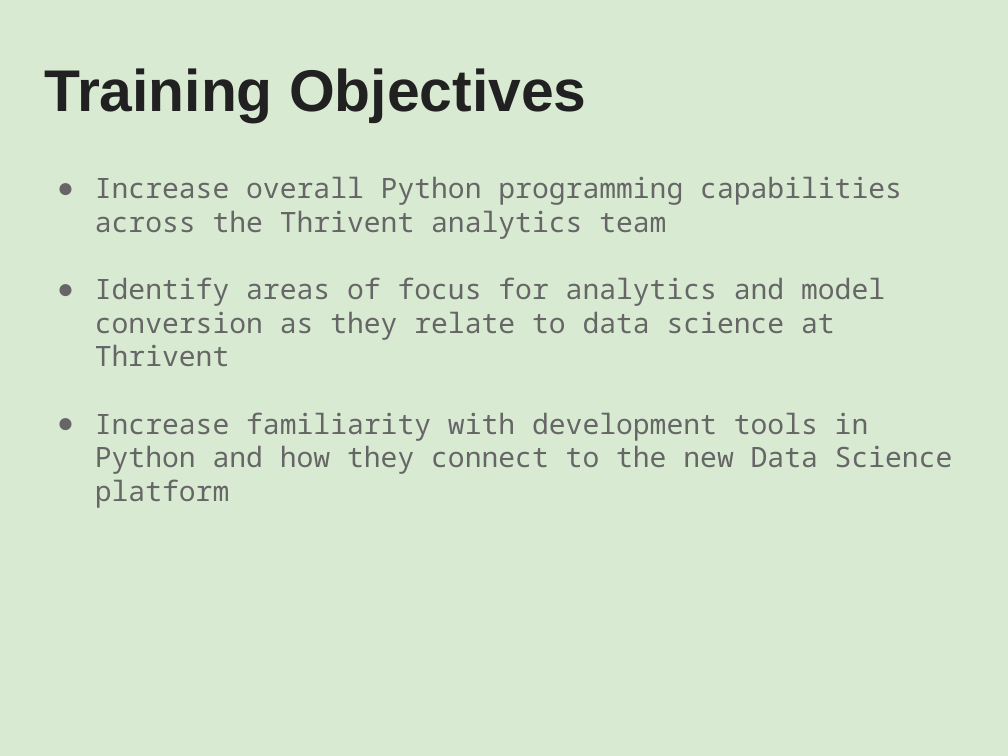
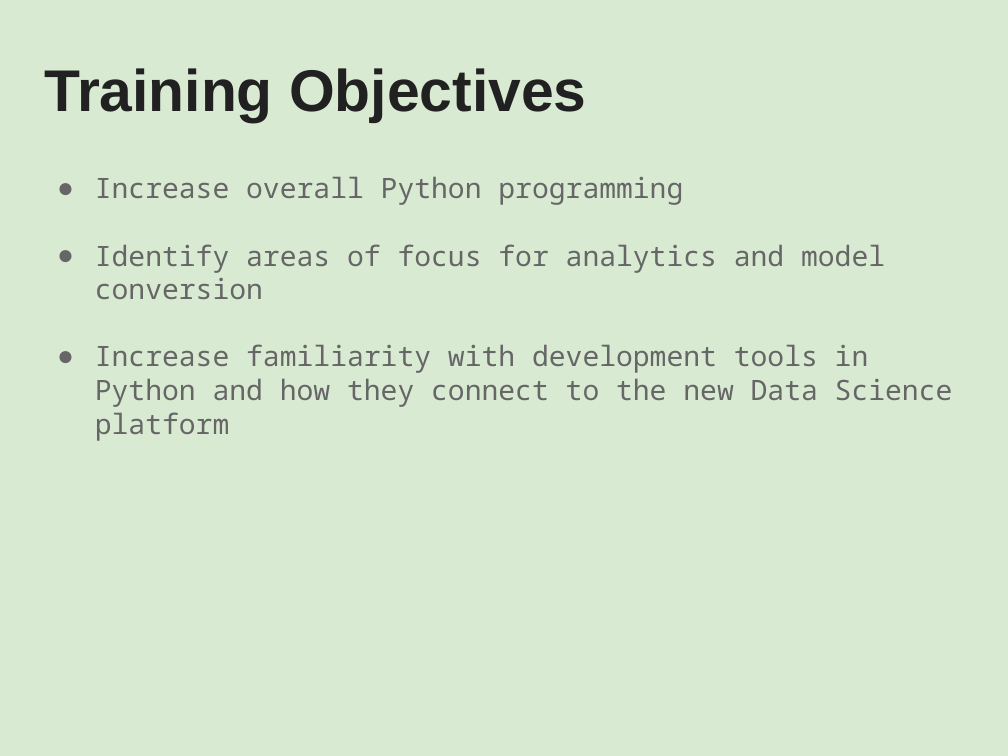
Before and after one commit to tttrinter/Python_Training, a slide deck: slide 3 of 1. Infrastructure & Tools.pptx (slide 4 before the commit). Drawn at 1008x756 pixels with LibreOffice and Linux fonts; fonts in the diff are those of the drawing. Boxes give left, top, right and bottom in pixels: in the first picture for what was removed or moved away, otherwise in the second. Text is boxed around its words. In the diff, an @@ line names an element or a change of style, - is before the commit and + after.

```diff
--- a/1. Infrastructure & Tools.pptx
+++ b/1. Infrastructure & Tools.pptx
@@ text at bbox=[95, 177, 885, 299]: text changed @@
-● Increase overall Python programming capabilities across the Thrivent analytics team
-● Identify areas of focus for analytics and model conversion as they relate to data science at Thrivent
+● Increase overall Python programming
+● Identify areas of focus for analytics and model conversion
```
Also in this commit, not shown: 2 other slides changed, 1 slide removed.
